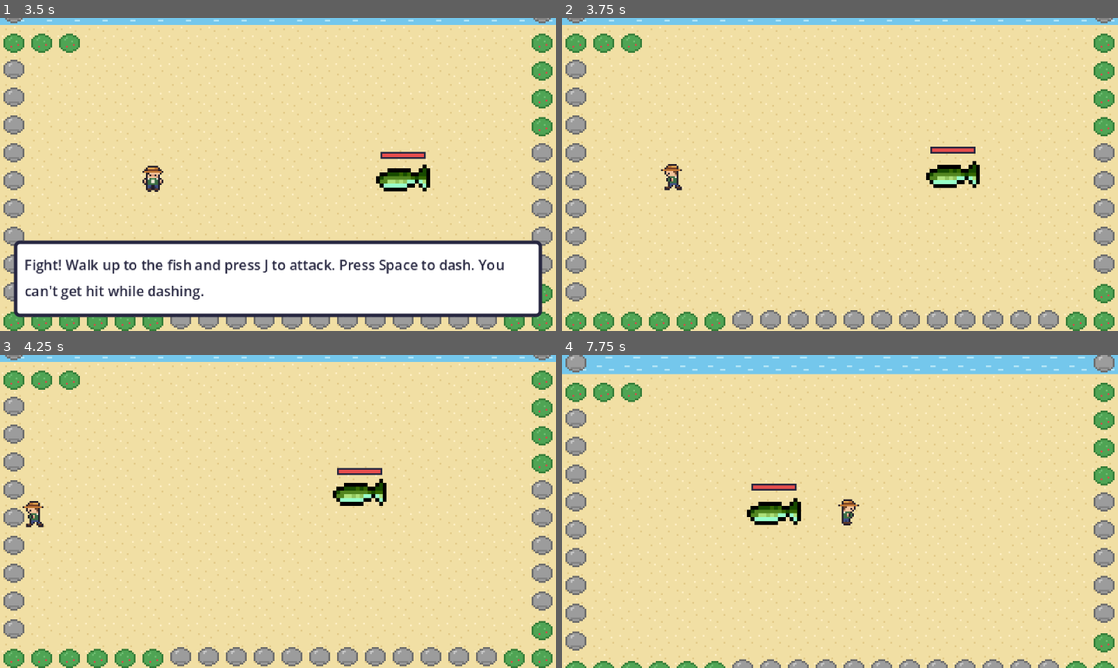
Above: before the commit, frames 1-4 (two rows, left to right).
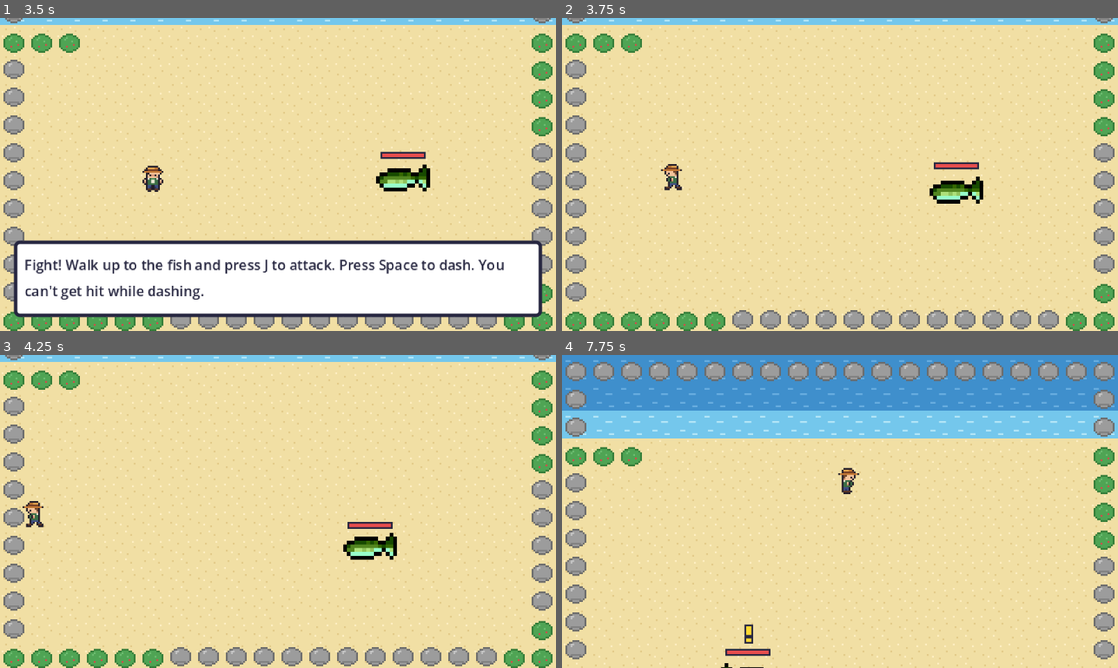
Above: after the commit, the same moments.

Repository: dogamujde/fishing-game
Game: Godot game, scene res://scenes/fight_arena.tscn
Same seed, same stepped clock (60 frames per second), same inputs: the game is played once before the commit and once after it. This scene is started directly instead of the project's main scene.
Inputs (mouse positions are in pixels of both pictures, inside the frame that each line leads up to):
- Up to frame 1 (3.5 s): tap J (action) at 0.5, 1.25, 1.35, 2, 2.75 s; move the mouse to (400, 158) at 0.52 s; press the mouse at (400, 158) at 0.53 s; hold D (move_right) 0.53-1.28 s; tap Enter (ui_accept) at 0.77, 1.52, 3.02 s; move the mouse to (166, 190) at 1.27 s; release the mouse at (166, 190) at 1.28 s; hold S (move_down) 1.28-2.03 s; click (166, 190) at 1.55 s; move the mouse to (333, 105) at 2.02 s; press the mouse at (333, 105) at 2.03 s; hold D (move_right) 2.03-2.78 s; move the mouse to (250, 237) at 2.77 s; release the mouse at (250, 237) at 2.78 s; hold W (move_up) from 2.78 s (still down); tap Space (dodge) at 2.85 s; click (250, 237) at 3.05 s
- Up to frame 2 (3.75 s): tap J (action) at 3.5 s; move the mouse to (1006, 221) at 3.52 s; release W (move_up) at 3.53 s; hold A (move_left) from 3.53 s (still down); hold E (interact) from 3.53 s (still down)
- Up to frame 3 (4.25 s): keep holding A (move_left); keep holding E (interact); tap Enter (ui_accept) at 3.77 s; click (444, 558) at 3.8 s
- Up to frame 4 (7.75 s): move the mouse to (673, 464) at 4.27 s; release E (interact) at 4.28 s; click (673, 464) at 4.35 s; tap Enter (ui_accept) at 4.52, 6.02, 6.77, 7.52 s; move the mouse to (867, 511) at 5.02 s; release A (move_left) at 5.03 s; press the mouse at (867, 511) at 5.03 s; hold S (move_down) 5.03-5.78 s; tap J (action) at 5.1 s; move the mouse to (756, 433) at 5.77 s; release the mouse at (756, 433) at 5.78 s; hold D (move_right) 5.78-6.53 s; click (756, 433) at 5.85 s; move the mouse to (962, 495) at 6.52 s; press the mouse at (962, 495) at 6.53 s; hold W (move_up) 6.53-7.28 s; tap Space (dodge) at 6.6 s; move the mouse to (728, 527) at 7.27 s; release the mouse at (728, 527) at 7.28 s; hold D (move_right) from 7.28 s (still down); tap E (interact) at 7.35 s; click (728, 527) at 7.55 s

Frame 1 is identical in both runs. In frame 2, 1.3% of the frame differs, in the area x 65-76%, y 41-60%; in frame 3, 1.6%; in frame 4, 37%, in the area x 0-100%, y 0-100%.

Commit message:
Make the fight fish charge at the player after a ! warning

Diff:
--- a/scripts/fight_arena.gd
+++ b/scripts/fight_arena.gd
@@ -23,6 +23,8 @@
 	# the fish swims on the sand: in from the rocks, below the 2 water rows, and above the bushes
 	var swim_area := Rect2(bounds.position + Vector2(28, 44), bounds.size - Vector2(56, 76))
 	fish.setup(GameState.fight_fish if GameState.fight_fish else DEFAULT_FISH, swim_area)
+	fish.target = player  # so the fish knows who to charge at
+
 	fish.defeated.connect(_on_fish_defeated)
 	player.got_hit.connect(_on_player_got_hit)
 	TextBox.show_tip_once("fight", "Fight! Walk up to the fish and press J to attack. Press Space to dash. You can't get hit while dashing.")
--- a/scripts/fight_fish.gd
+++ b/scripts/fight_fish.gd
@@ -1,12 +1,15 @@
 class_name FightFish
 extends CharacterBody2D
-## The fish you fight in the arena. For now it swims around and takes hits. Its attacks come next.
+## The fish you fight in the arena. It swims around, shows a ! before it charges at you, and takes hits.
 
 signal defeated  # sent when the fish runs out of health
+
+enum State { SWIM, WINDUP, CHARGE, REST }
 
 @export var swim_speed: float = 40.0
 
 var fish: FishType = null
+var target: Player = null  # the arena sets this so the fish knows who to charge at
 var swim_area := Rect2(28, 44, 264, 116)  # where the fish can swim, the arena sets this
 var max_hp: int = 3
 var hp: int = 3
@@ -14,6 +17,14 @@
 var swim_timer: float = 0.0
 var hurt_timer: float = 0.0
 var anim_time: float = 0.0
+
+var state: State = State.SWIM
+var state_time: float = 0.0  # how long the fish has been in its current state
+var attack_timer: float = 0.0
+var charge_dir := Vector2.ZERO
+var attack_every: float = 3.0
+var windup_time: float = 0.8
+var charge_speed: float = 160.0
 
 @onready var sprite: Sprite2D = $Sprite2D
 
@@ -23,6 +34,11 @@
 	swim_area = area
 	max_hp = 3 + roundi(fish.difficulty * 5)  # harder fish take more hits
 	hp = max_hp
+	# harder fish attack more often, give less warning, and charge faster
+	attack_every = lerpf(3.2, 1.8, fish.difficulty)
+	windup_time = lerpf(0.9, 0.55, fish.difficulty)
+	charge_speed = lerpf(150.0, 230.0, fish.difficulty)
+	attack_timer = attack_every + 1.0  # a little extra time before the first attack
 	sprite.modulate = fish.tint
 	queue_redraw()
 
@@ -39,6 +55,20 @@
 	if hurt_timer > 0.0:  # stop for a moment after getting hit
 		hurt_timer -= delta
 		return
+	state_time += delta
+	match state:
+		State.SWIM:
+			_swim(delta)
+		State.WINDUP:
+			_windup()
+		State.CHARGE:
+			_charge()
+		State.REST:
+			if state_time >= 0.6:  # short pause after a charge, a good time to hit back
+				_set_state(State.SWIM)
+
+
+func _swim(delta: float) -> void:
 	swim_timer -= delta
 	if swim_timer <= 0.0 or position.distance_to(swim_target) < 4.0:  # pick a new place to swim to
 		swim_target.x = randf_range(swim_area.position.x, swim_area.end.x)
@@ -48,6 +78,39 @@
 	sprite.flip_h = dir.x > 0  # the picture faces left, so flip it when swimming right
 	velocity = dir * swim_speed
 	move_and_slide()
+	attack_timer -= delta
+	if attack_timer <= 0.0 and target:
+		_set_state(State.WINDUP)
+
+
+func _windup() -> void:
+	sprite.flip_h = target.global_position.x > global_position.x  # face the player
+	sprite.position.x = round(sin(state_time * 60.0))  # shake so you can tell it's about to charge
+	if state_time >= windup_time:
+		charge_dir = global_position.direction_to(target.global_position)  # aim where the player is now
+		_set_state(State.CHARGE)
+
+
+func _charge() -> void:
+	velocity = charge_dir * charge_speed
+	move_and_slide()
+	for i in get_slide_collision_count():
+		var hit := get_slide_collision(i).get_collider()
+		if hit is Player:
+			hit.take_damage()  # this does nothing if the player is dashing
+		_set_state(State.REST)  # the charge ends when it runs into the player or a wall
+		return
+	if state_time >= 0.6:
+		_set_state(State.REST)
+
+
+func _set_state(new_state: State) -> void:
+	state = new_state
+	state_time = 0.0
+	sprite.position.x = 0
+	if new_state == State.SWIM:
+		attack_timer = attack_every * randf_range(0.8, 1.2)
+	queue_redraw()  # shows or hides the ! above the fish
 
 
 func take_hit(damage: int) -> void:  # the player's attack calls this
@@ -64,6 +127,10 @@
 		create_tween().tween_property(self, "modulate:a", 0.0, 0.5)  # fade out
 
 
-func _draw() -> void:  # small health bar above the fish
+func _draw() -> void:  # health bar above the fish, plus a ! while it gets ready to charge
 	draw_rect(Rect2(-13, -15, 26, 4), Color(0.15, 0.15, 0.25))
 	draw_rect(Rect2(-12, -14, 24.0 * hp / max_hp, 2), Color(0.9, 0.3, 0.3))
+	if state == State.WINDUP:
+		draw_rect(Rect2(-2, -29, 5, 11), Color(0.15, 0.15, 0.25))  # dark outline so it shows on any ground
+		draw_rect(Rect2(-1, -28, 3, 5), Color(1, 0.85, 0.2))
+		draw_rect(Rect2(-1, -21, 3, 2), Color(1, 0.85, 0.2))
